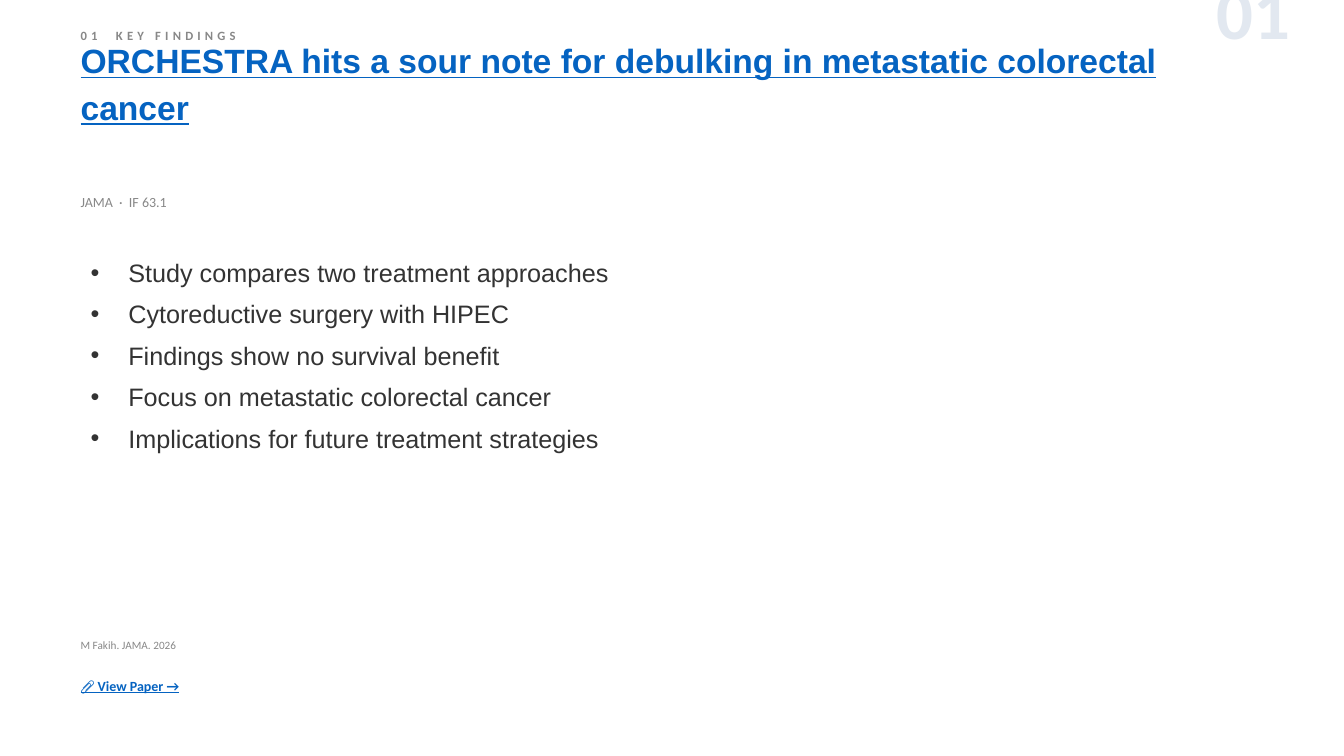
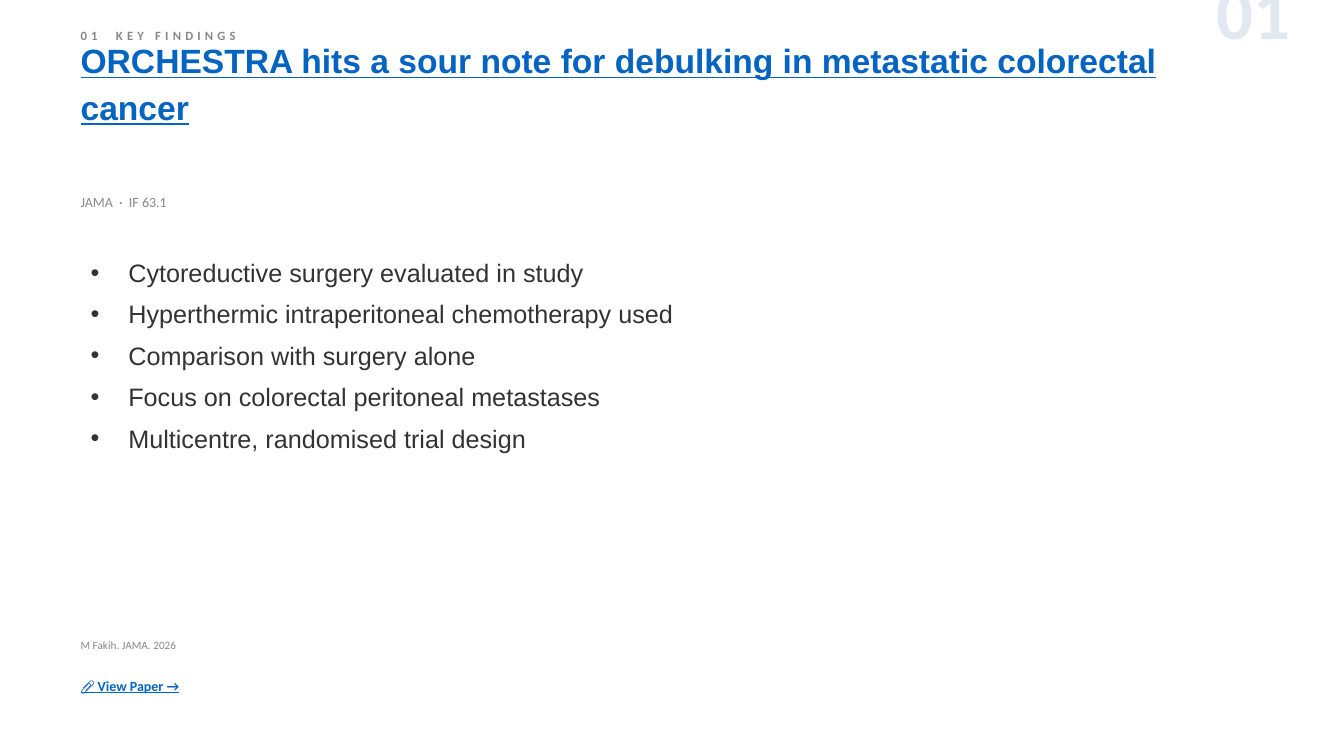
Before and after one commit to jejenhu-maker/colorectal-weekly-digest, a slide deck: slide 3 of docs/digest-en.pptx. Drawn at 1344x756 pixels with LibreOffice and Linux fonts; fonts in the diff are those of the drawing. Boxes give left, top, right and bottom in pixels: in the first picture for what was removed or moved away, otherwise in the second. Text is boxed around its words. In the diff, an @@ line names an element or a change of style, - is before the commit and + after.

```diff
--- a/docs/digest-en.pptx
+++ b/docs/digest-en.pptx
@@ text at <box>128,263,673,453</box>: text changed @@
-• Study compares two treatment approaches
-• Cytoreductive surgery with HIPEC
-• Findings show no survival benefit
-• Focus on metastatic colorectal cancer
-• Implications for future treatment strategies
+• Cytoreductive surgery evaluated in study
+• Hyperthermic intraperitoneal chemotherapy used
+• Comparison with surgery alone
+• Focus on colorectal peritoneal metastases
+• Multicentre, randomised trial design
```
Also in this commit, not shown: 9 other slides changed, 4 slides added, 4 slides removed, 2 other files.
